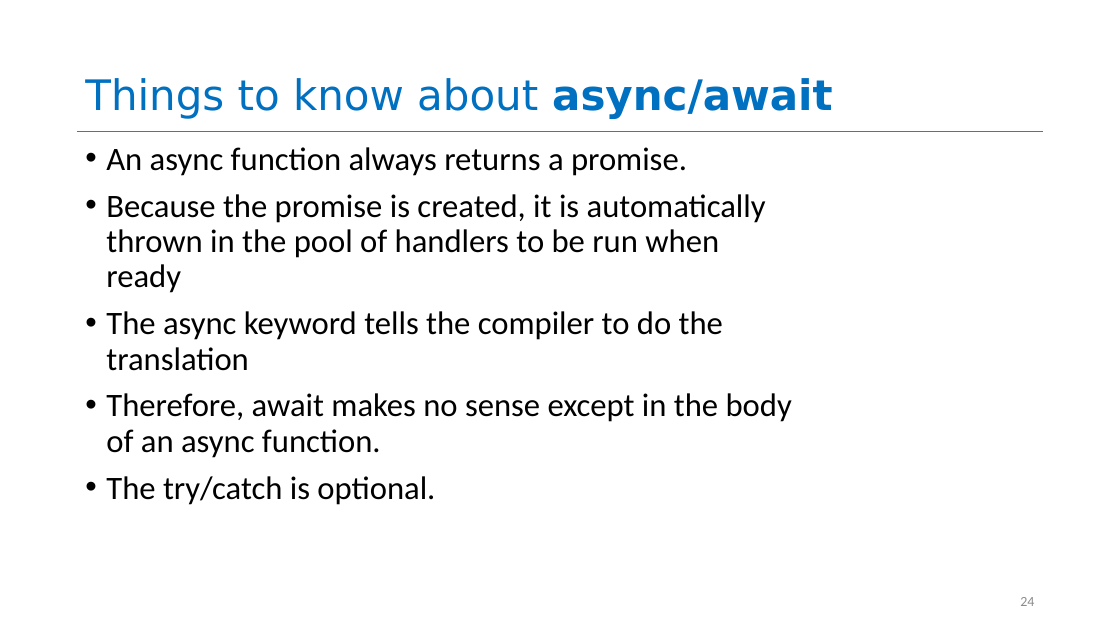
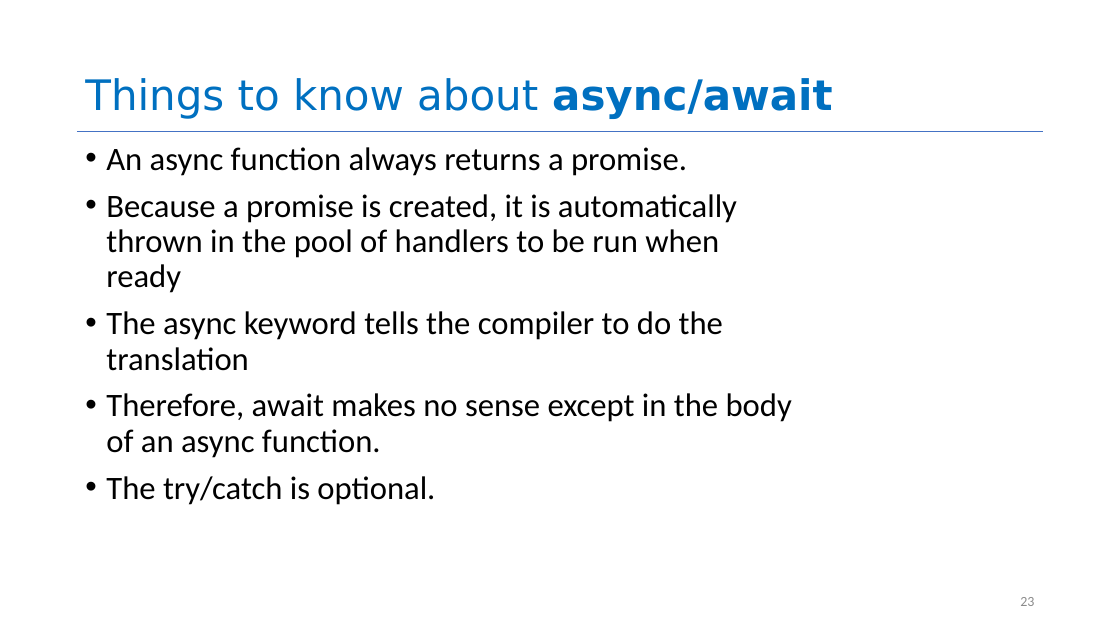
Before and after one commit to neu-se/CS4530-CS5500-Spring-2021, a slide deck: slide 23 of Slides/Lesson 4.2 Promises that Fail and Async.pptx (slide 24 before the commit). Drawn at 1120x630 pixels with LibreOffice and Linux fonts; fonts in the diff are those of the drawing. Boxes give left, top, right and bottom in pixels: in the first picture for what was removed or moved away, otherwise in the second. Text is boxed around its words. In the diff, an @@ line names an element or a change of style, - is before the commit and + after.

```diff
--- a/Slides/Lesson 4.2 Promises that Fail and Async.pptx
+++ b/Slides/Lesson 4.2 Promises that Fail and Async.pptx
@@ text at (x1=106, y1=194, x2=737, y2=293): text changed @@
-• Because the promise is created, it is automatically thrown in the pool of handlers to be run when ready
+• Because a promise is created, it is automatically thrown in the pool of handlers to be run when ready
@@ page number at (x1=1020, y1=597, x2=1034, y2=606): text changed @@
-24
+23
```
Also in this commit, not shown: 10 other slides changed, 1 slide removed, 2 other files.
